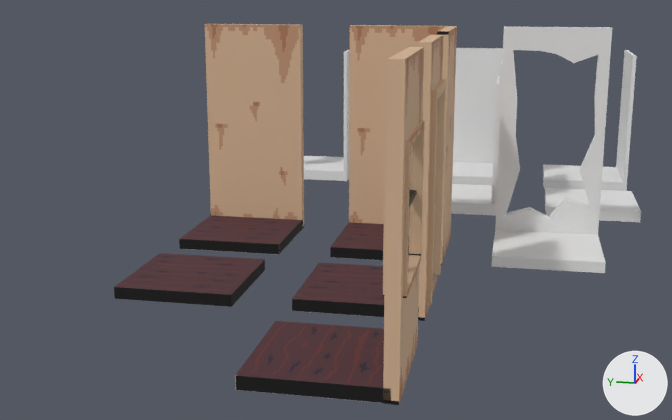
An edit to the Blender file Blender files/MotelTileset.blend, drawn before and after from the same camera.
One viewpoint serves both versions: a 50 mm lens placed at (-24.54, -5.41, 4.96), pointed at (-7.17, -1.94, 0.62). The lights are fixed; the arrows at lower right show +X, +Y and +Z.
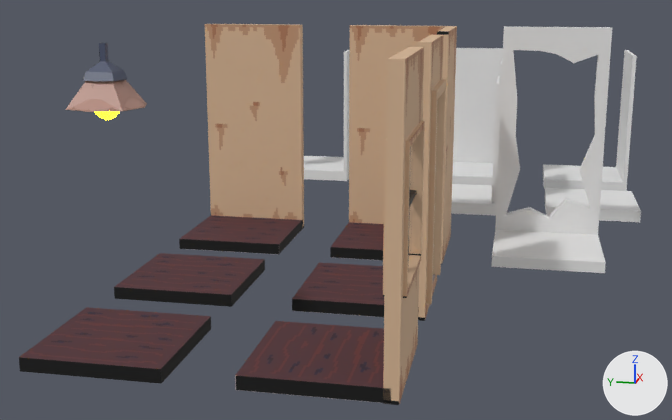
The change, as a list of edits to the scene's bpy script:
```text
Add img_lampshade:
    img_lampshade = load_image('LampShade', '_unpacked/LampShade', 320, 320, 'sRGB')
Add mat_bulb_001:
    mat_bulb_001 = principled_material('Bulb.001')
    mat_bulb_001.base_color = (0.8, 0.19, 0.0437)  # orange #e7793b
    mat_bulb_001.roughness = 0.0
    mat_bulb_001.ior = 10.0
    mat_bulb_001.alpha = 0.2
    mat_bulb_001.transmission_weight = 1.0
    mat_bulb_001.coat_weight = 1.0
    mat_bulb_001.coat_roughness = 0.0
    mat_bulb_001.emission_color = (1.0, 0.569, 0.0)  # yellow #ffc700
    mat_bulb_001.emission_strength = 40.0
Add mat_lampshade:
    mat_lampshade = principled_material('LampShade')
    mat_lampshade.texture = img_lampshade
Add mat_metal_001:
    mat_metal_001 = principled_material('Metal.001')
    mat_metal_001.base_color = (0.587, 0.587, 0.587)  # light grey #c9c9c9
    mat_metal_001.metallic = 1.0
    mat_metal_001.roughness = 0.2
Add me_cube_013:
    me_cube_013.from_pydata(...)  # 2096 vertices, 738 faces; spans x -1.0..1.0, y -1.0..1.0, z -0.1..4.17
    # faces by material slot: [6, 92, 80, 560]
    me_cube_013.materials.append(mat_floor)  # picture img_one_wall
    me_cube_013.materials.append(mat_lampshade)  # picture img_lampshade
    me_cube_013.materials.append(mat_bulb_001)  # orange #e7793b
    me_cube_013.materials.append(mat_metal_001)  # light grey #c9c9c9
Add ob_cube_016:
    ob_cube_016 = bpy.data.objects.new('Cube.016', me_cube_013)
    ob_cube_016.location = (-13.0, 0.0, 0.0)
```

Changed parts and their boxes (x1, y1, x2, y2) in the pictures (672 x 420 px):
'Cube.016', added (brown): after (19, 43, 211, 384)
    faces in mat_floor (picture img_one_wall): (19, 307, 211, 384)
    faces in mat_lampshade (picture img_lampshade): (65, 43, 147, 112)
    faces in mat_bulb_001 (orange #e7793b): (94, 111, 120, 120)
